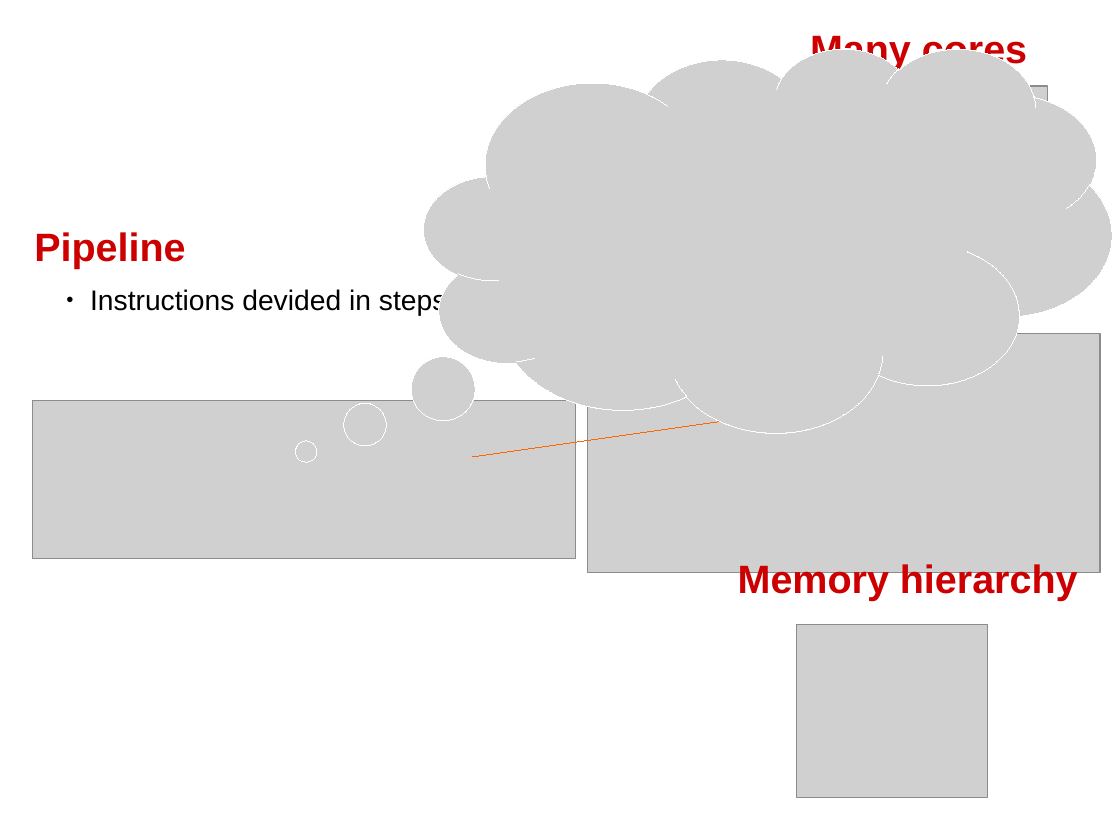
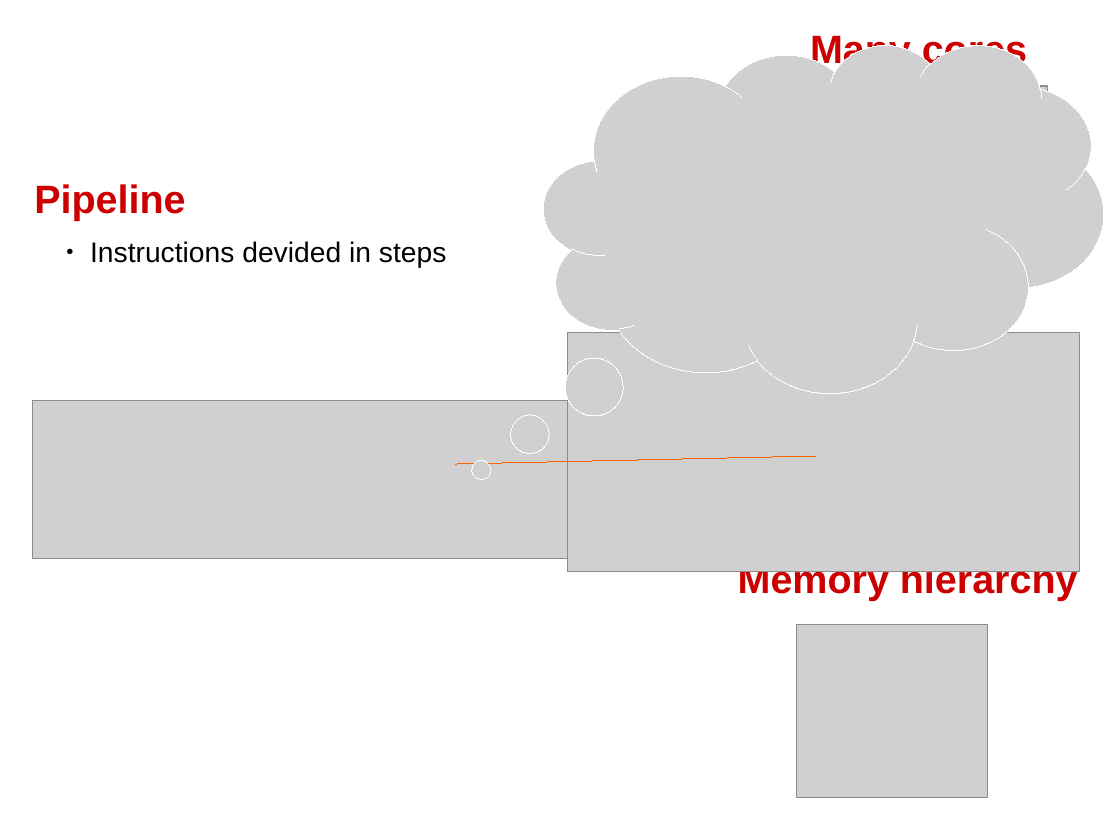
Before and after one commit to swhatelse/M2_internship, a slide deck: slide 5 of org/Presentations/defense/model/HPC.odp. Drawn at 1120x840 pixels with LibreOffice and Linux fonts; fonts in the diff are those of the drawing; grey boxes stand for pictures. Boxes give left, top, right and bottom in pixels: in the first picture for what was removed or moved away, otherwise in the second. Text is boxed around its words. In the diff, an @@ line names an element or a change of style, - is before the commit and + after.

```diff
--- a/org/Presentations/defense/model/HPC.odp
+++ b/org/Presentations/defense/model/HPC.odp
@@ picture: place and size @@
-picture at [424, 48, 1112, 432]
+picture at [544, 45, 1104, 393]
@@ text "Pipeline": place and size @@
-text "Pipeline" at [34, 232, 185, 268]
+text "Pipeline" at [34, 184, 185, 220]
@@ text "Instructions devided in steps": place and size @@
-text "Instructions devided in steps" at [90, 288, 447, 316]
+text "Instructions devided in steps" at [90, 241, 447, 268]
@@ picture: place and size @@
-picture at [587, 333, 1101, 573]
+picture at [567, 332, 1080, 572]
@@ line moved from (473, 457) - (752, 417) to (456, 464) - (816, 456) @@
```
Also in this commit, not shown: 8 other slides changed, 20 other files.
